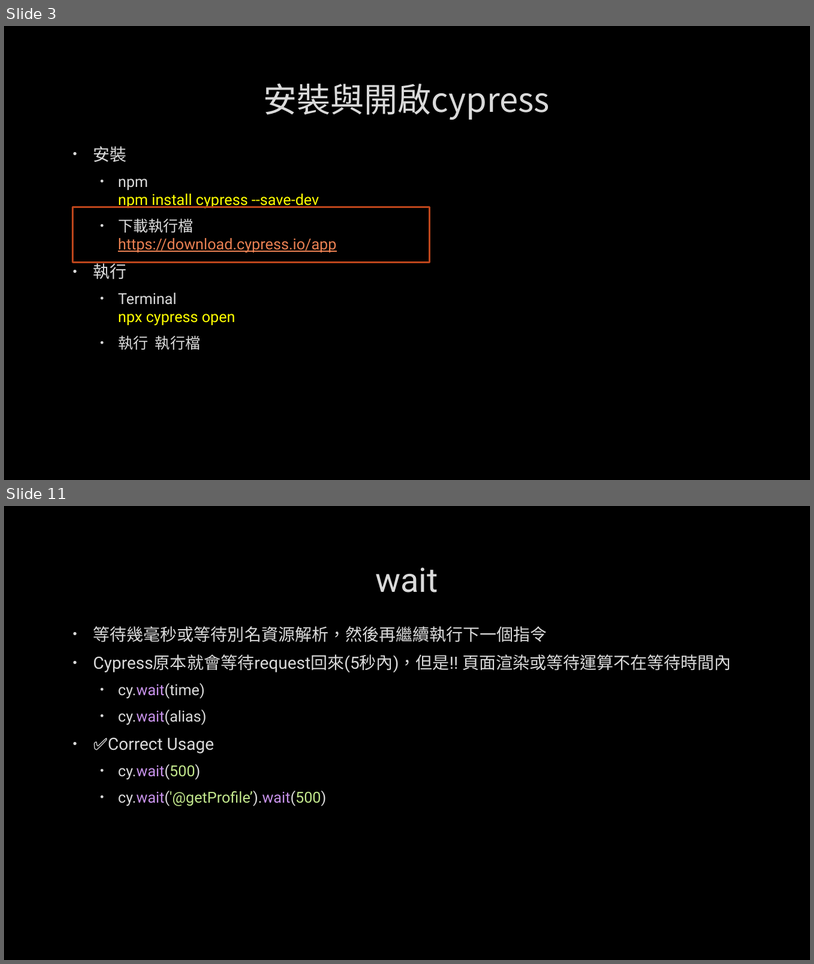
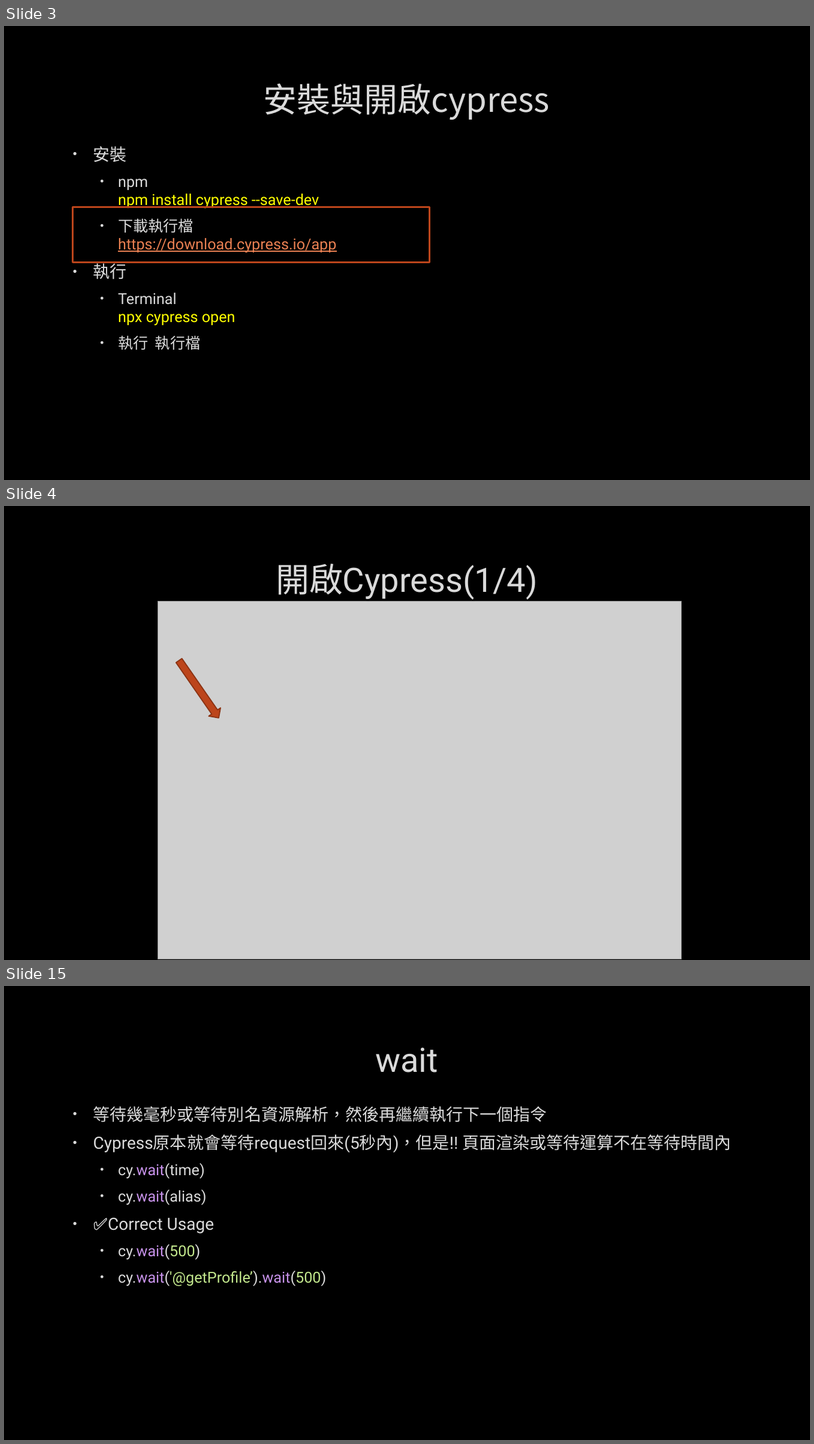
Before and after one commit to kodakjerec/showMySelf, a slide deck: docs/cypress練習.pptx. Shown one above the other, each under a label of ours: slides 3 and 11 before the commit, slides 3, 4 and 15 after it; the slides between them are not shown. The pictures are 814x964 and 814x1444 pixels, drawn with LibreOffice and Linux fonts; fonts in the diff are those of the drawing; grey boxes stand for pictures; background and template pictures are left out. Boxes give left, top, right and bottom in pixels: in the first picture for what was removed or moved away, otherwise in the second. Text is boxed around its words. In the diff, an @@ line names an element or a change of style, - is before the commit and + after.

```diff
--- a/docs/cypress練習.pptx
+++ b/docs/cypress練習.pptx
@@ slide 4 added at (4, 506, 810, 960), background picture (left out) @@
@@ title added at (276, 564, 538, 600), 40 pt, text #DADADA @@
+開啟Cypress(1/4)
@@ picture added at (158, 601, 681, 958) @@
@@ right arrow added at (173, 657, 225, 722), fill #BC451B, outline #8B3314 1.25 pt @@
@@ what was slide 11 is now slide 15 @@
```
Also in this commit, not shown: 7 slides changed, 3 other slides added.
